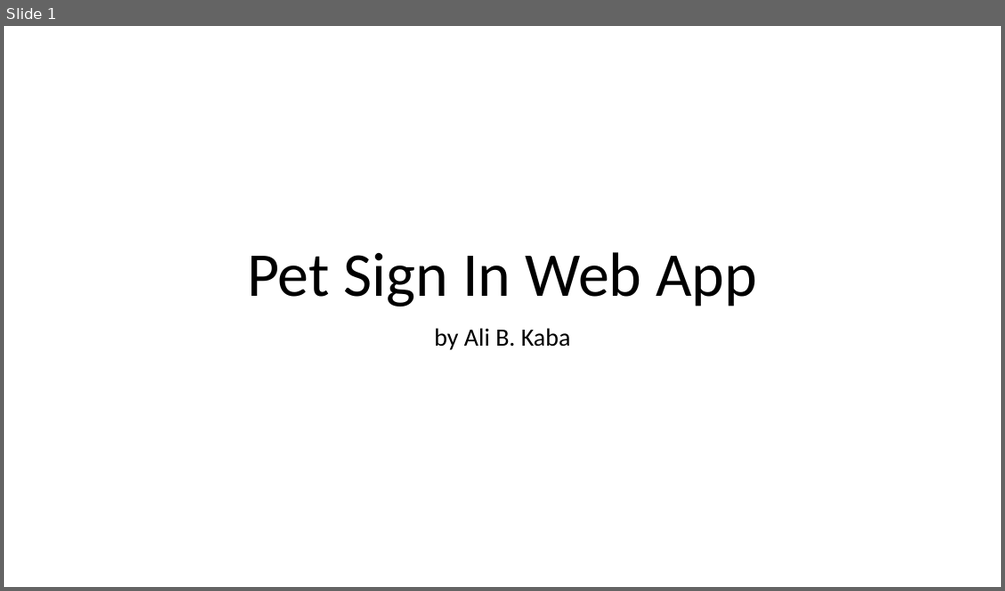
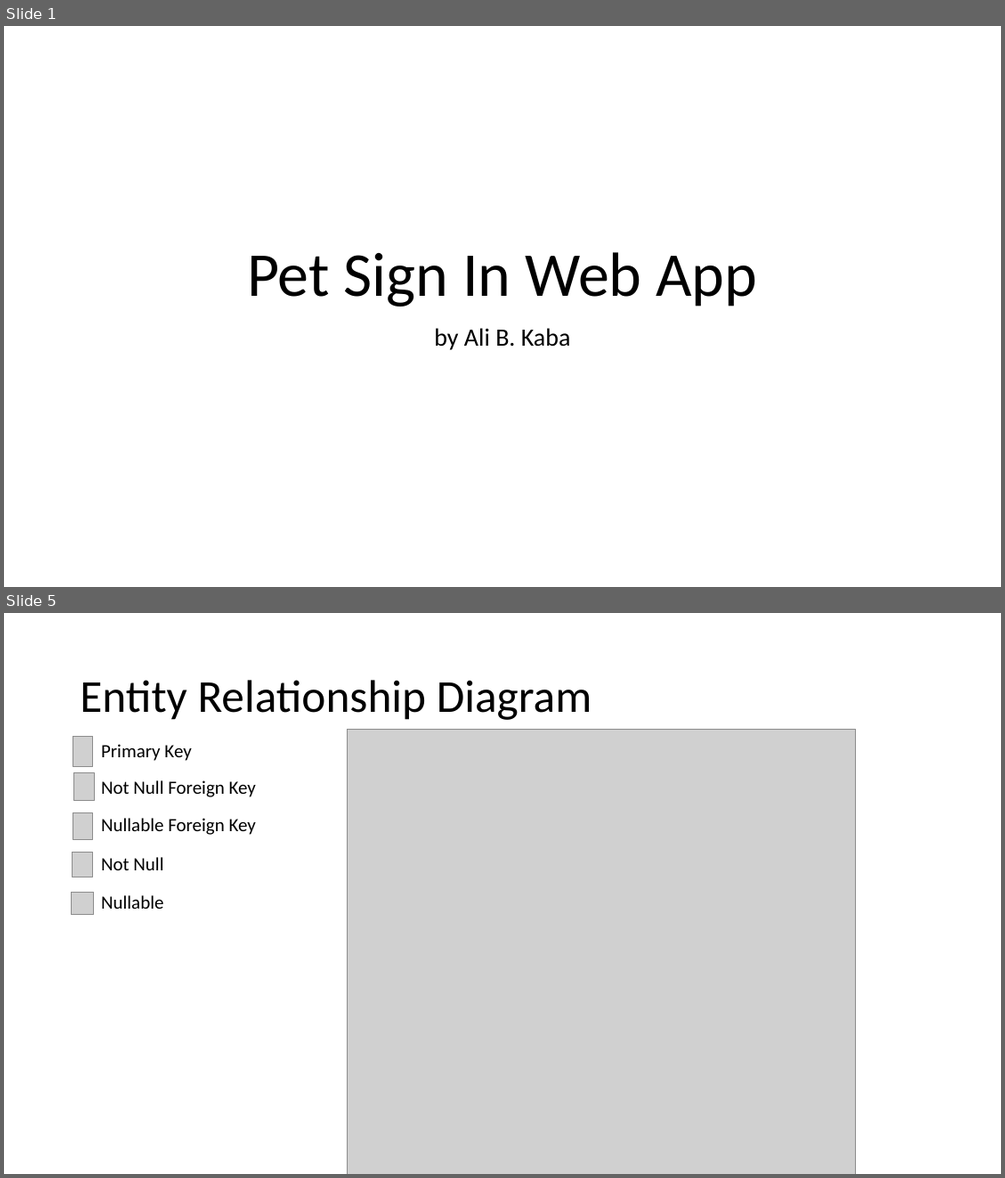
Before and after one commit to alibkaba/Pet_Sign_In_Web_App, a slide deck: doc/Ali_Kaba.pptx. Shown one above the other, each under a label of ours: slide 1 before the commit, slides 1 and 5 after it; the slides between them are not shown. The pictures are 1005x591 and 1005x1178 pixels, drawn with LibreOffice and Linux fonts; fonts in the diff are those of the drawing; grey boxes stand for pictures. Boxes give left, top, right and bottom in pixels: in the first picture for what was removed or moved away, otherwise in the second. Text is boxed around its words. In the diff, an @@ line names an element or a change of style, - is before the commit and + after.

```diff
--- a/doc/Ali_Kaba.pptx
+++ b/doc/Ali_Kaba.pptx
@@ slide 5 added at bbox=[4, 613, 1001, 1174], background #FFFFFF @@
@@ title added at bbox=[80, 680, 591, 720], 44 pt, text #000000 @@
+Entity Relationship Diagram
@@ picture added at bbox=[73, 737, 93, 767] @@
@@ text added at bbox=[101, 744, 191, 761], 18 pt, text #000000 @@
+Primary Key
@@ picture added at bbox=[348, 729, 856, 1174] @@
@@ picture added at bbox=[73, 773, 94, 800] @@
@@ text added at bbox=[101, 780, 256, 797], 18 pt, text #000000 @@
+Not Null Foreign Key
@@ picture added at bbox=[73, 812, 93, 839] @@
@@ text added at bbox=[101, 818, 256, 835], 18 pt, text #000000 @@
+Nullable Foreign Key
@@ picture added at bbox=[72, 852, 93, 876] @@
@@ text added at bbox=[101, 857, 163, 870], 18 pt, text #000000 @@
+Not Null
@@ picture added at bbox=[72, 892, 94, 915] @@
@@ text added at bbox=[101, 895, 163, 908], 18 pt, text #000000 @@
+Nullable
```
Also in this commit, not shown: 2 slides changed, 13 other slides added, 2 slides removed, 10 other files.
